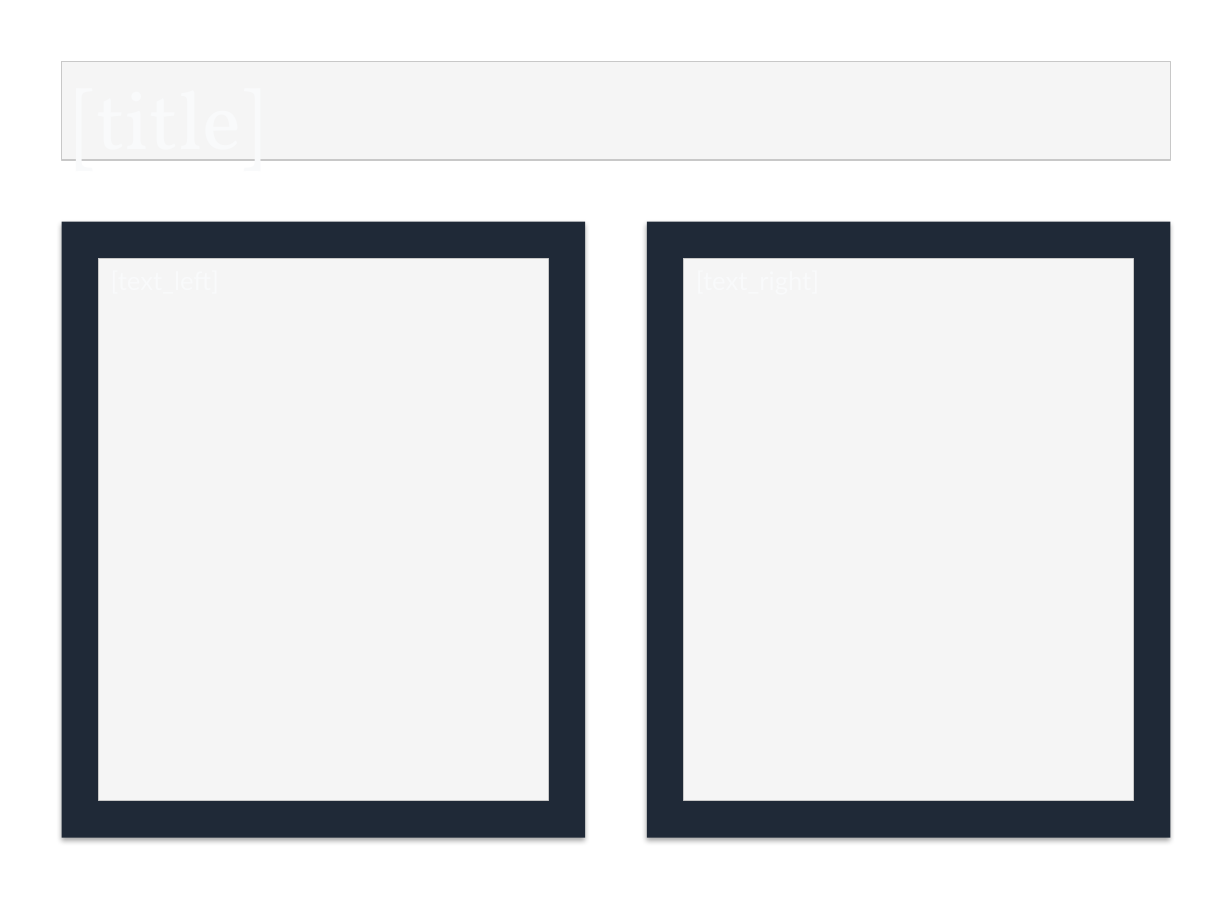
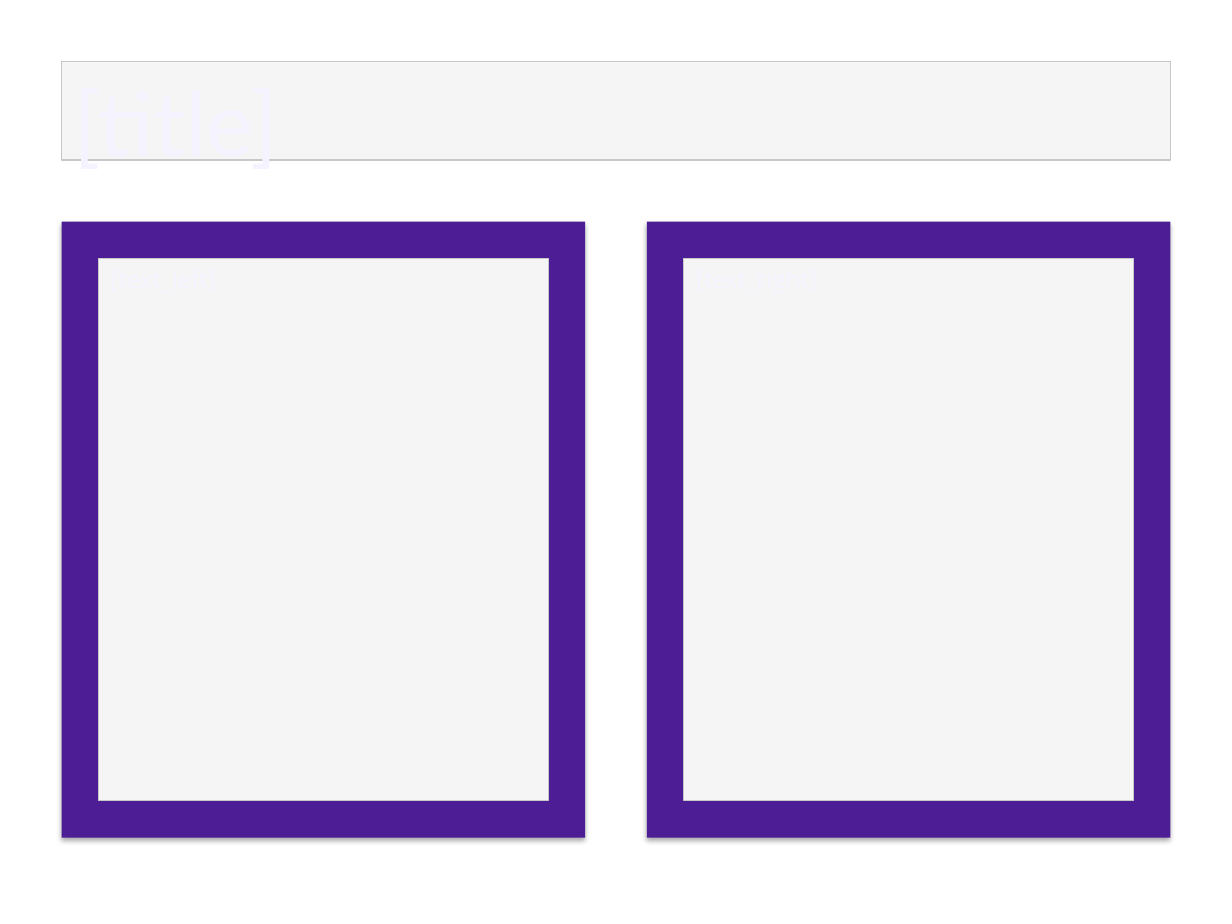
Before and after one commit to Sanjaykudikala/ppt-automation, a slide deck: slide 3 of output/empty_template.pptx. Drawn at 1232x924 pixels with LibreOffice and Linux fonts; fonts in the diff are those of the drawing. Boxes give left, top, right and bottom in pixels: in the first picture for what was removed or moved away, otherwise in the second. Text is boxed around its words. In the diff, an @@ line names an element or a change of style, - is before the commit and + after.

```diff
--- a/output/empty_template.pptx
+++ b/output/empty_template.pptx
@@ rectangle "[title]" at box(62, 62, 1170, 160): size 48 to 52 pt, font Vollkorn to Lato, text colour #F9FAFB to #F5F3FF @@
@@ rectangle at box(62, 222, 585, 838): fill #1F2937 to #4C1D95 @@
@@ rectangle at box(647, 222, 1170, 838): fill #1F2937 to #4C1D95 @@
```
Also in this commit, not shown: 4 other slides changed, 3 slides added, 4 slides removed, 8 other files.
